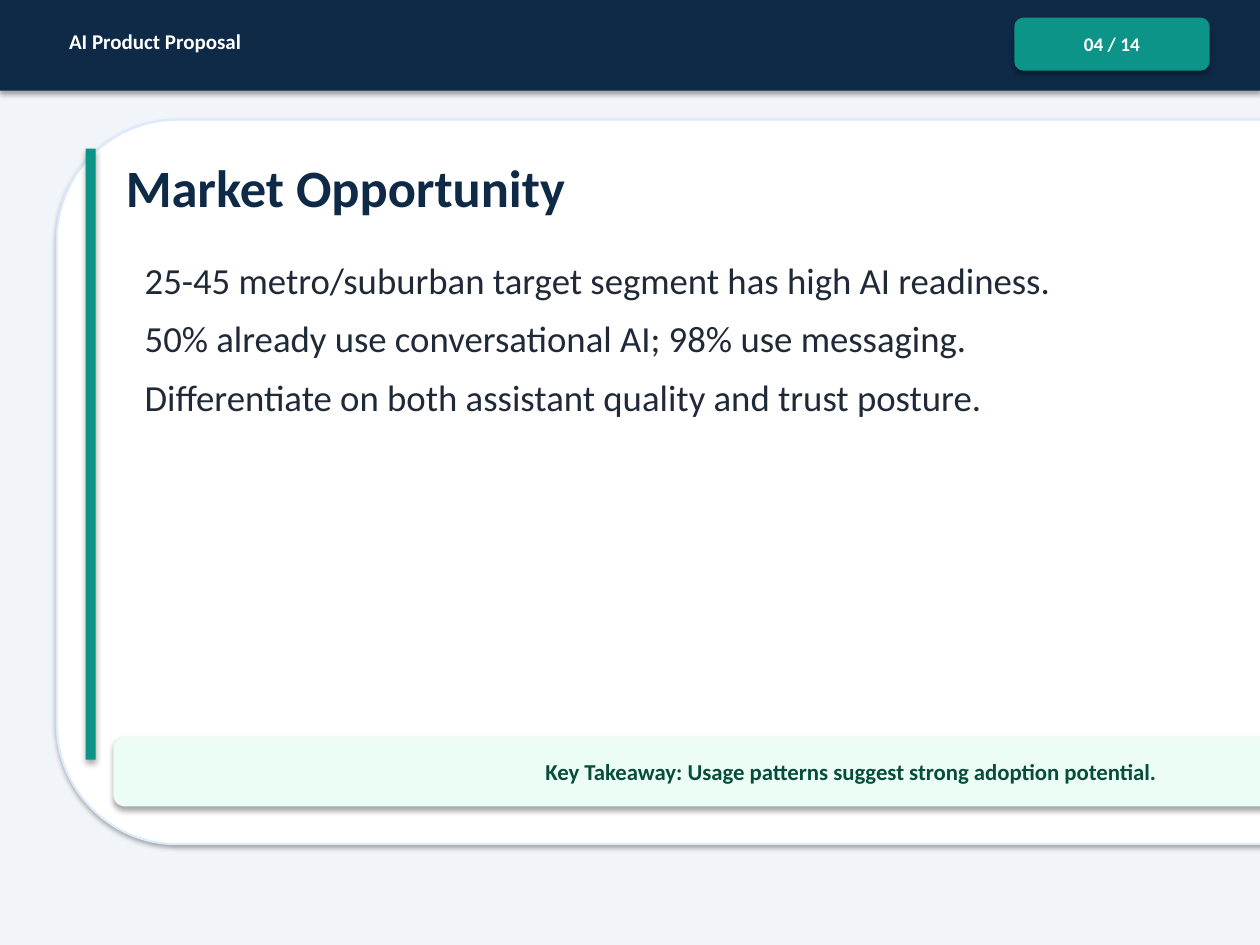
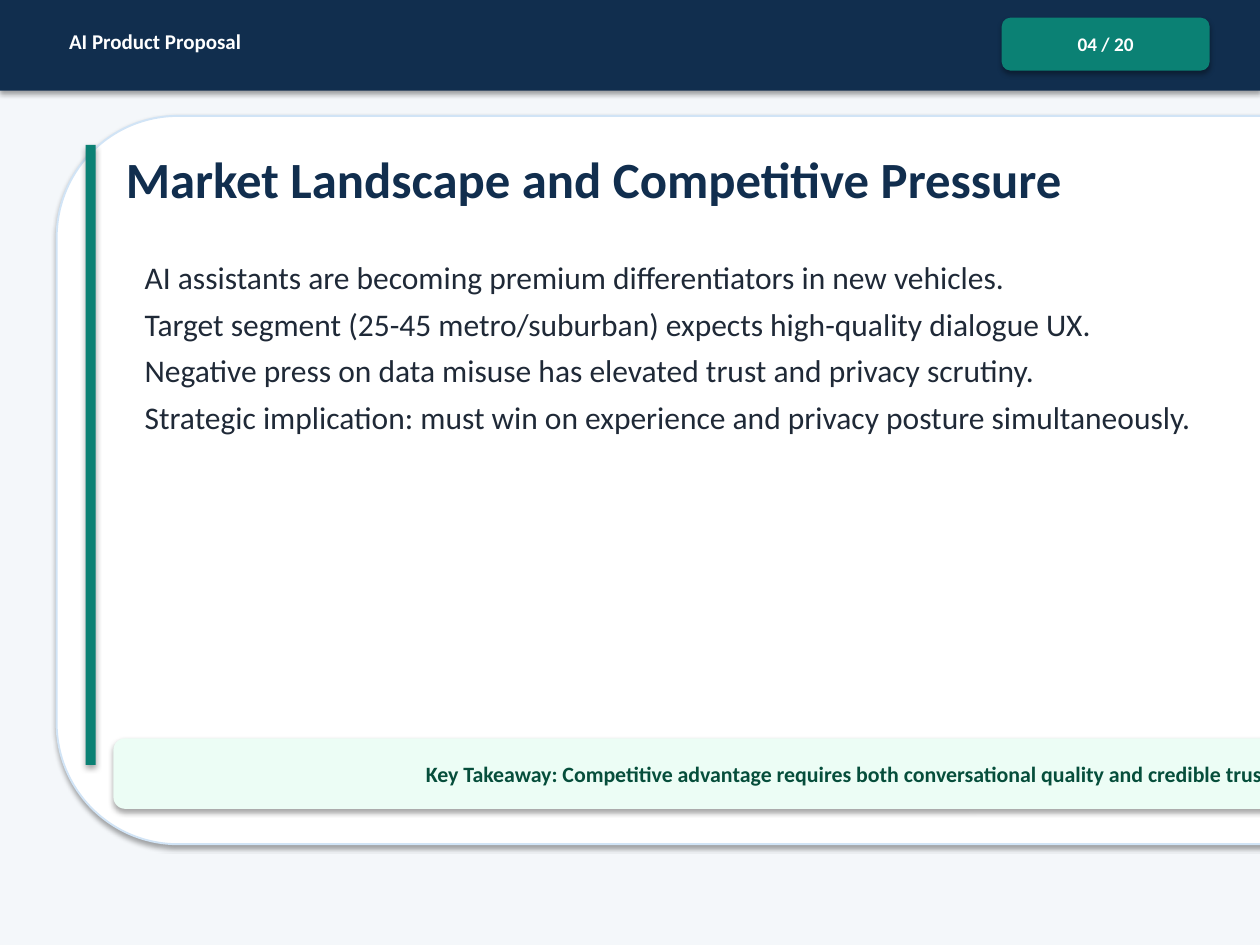
Before and after one commit to Zia-CRM-hub/AI-ProductManager, a slide deck: slide 4 of ProductManager_InnovativeBusinessSolutionWithLLM_Project/ProductManager_InnovativeBusinessSolutionWithLLM_Submission.pptx. Drawn at 1260x945 pixels with LibreOffice and Linux fonts; fonts in the diff are those of the drawing. Boxes give left, top, right and bottom in pixels: in the first picture for what was removed or moved away, otherwise in the second. Text is boxed around its words. In the diff, an @@ line names an element or a change of style, - is before the commit and + after.

```diff
--- a/ProductManager_InnovativeBusinessSolutionWithLLM_Project/ProductManager_InnovativeBusinessSolutionWithLLM_Submission.pptx
+++ b/ProductManager_InnovativeBusinessSolutionWithLLM_Project/ProductManager_InnovativeBusinessSolutionWithLLM_Submission.pptx
@@ rectangle at [0, 0, 1260, 945]: fill #F1F5F9 to #F4F7FA @@
@@ rectangle at [0, 0, 1260, 91]: fill #0E2A47 to #112E4E @@
@@ rounded rectangle "04 / 20" at [1002, 18, 1210, 71]: fill #0D9488 to #0B8174 @@
@@ rounded rectangle "04 / 20": place and size @@
-rounded rectangle "04 / 20" at [1014, 18, 1210, 71]
+rounded rectangle "04 / 20" at [1002, 18, 1210, 71]
@@ text in rounded rectangle at [1078, 38, 1133, 51]: text changed @@
-04 / 14
+04 / 20
@@ rounded rectangle: place and size @@
-rounded rectangle at [57, 120, 1260, 844]
+rounded rectangle at [57, 116, 1260, 844]
@@ rounded rectangle at [57, 116, 1260, 844]: outline #DBEAFE 1.2 pt to #D1E4F6 1.1 pt @@
@@ rectangle: place and size @@
-rectangle at [86, 149, 96, 760]
+rectangle at [86, 145, 96, 765]
@@ rectangle at [86, 145, 96, 765]: fill #0D9488 to #0B8174 @@
@@ text at [126, 162, 1062, 206]: text changed; size 30 to 29 pt; text colour #0E2A47 to #112E4E @@
-Market Opportunity
+Market Landscape and Competitive Pressure
@@ text at [145, 267, 1191, 435]: text changed; size 21 to 18 pt @@
-25-45 metro/suburban target segment has high AI readiness.
-50% already use conversational AI; 98% use messaging.
-Differentiate on both assistant quality and trust posture.
+AI assistants are becoming premium differentiators in new vehicles.
+Target segment (25-45 metro/suburban) expects high-quality dialogue UX.
+Negative press on data misuse has elevated trust and privacy scrutiny.
+Strategic implication: must win on experience and privacy posture simultaneously.
@@ text in rounded rectangle at [426, 766, 1221, 786]: text changed; size 13 to 12.5 pt @@
-Key Takeaway: Usage patterns suggest strong adoption potential.
+Key Takeaway: Competitive advantage requires both conversational quality and credible trust.
```
Also in this commit, not shown: 12 other slides changed, 7 slides added, 1 slide removed.
